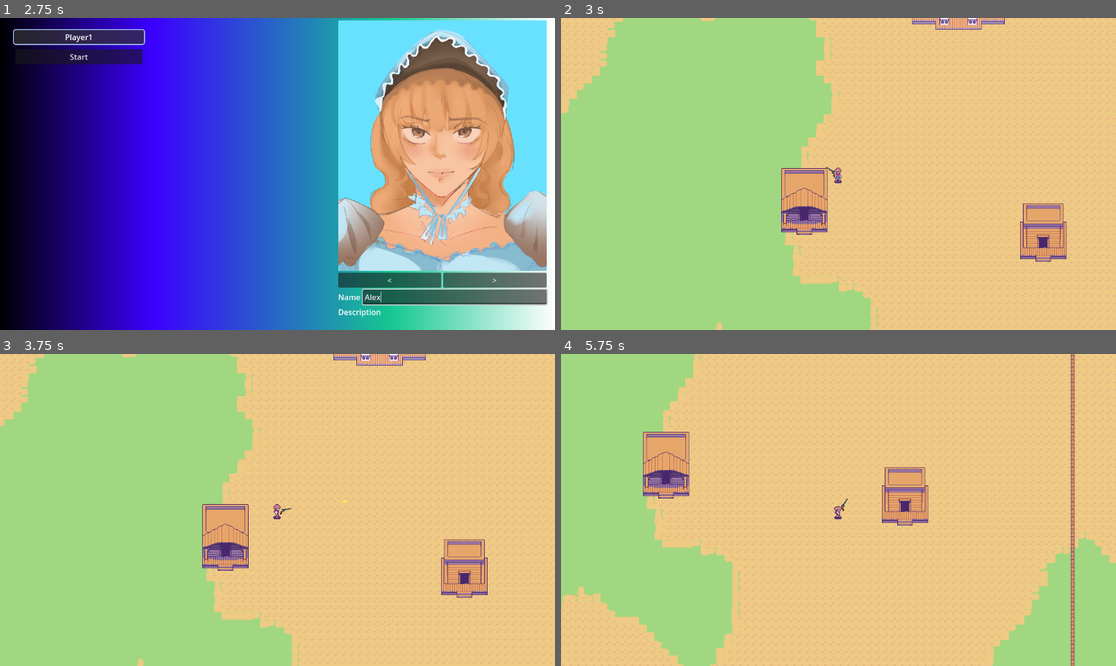
Above: before the commit, frames 1-4 (two rows, left to right).
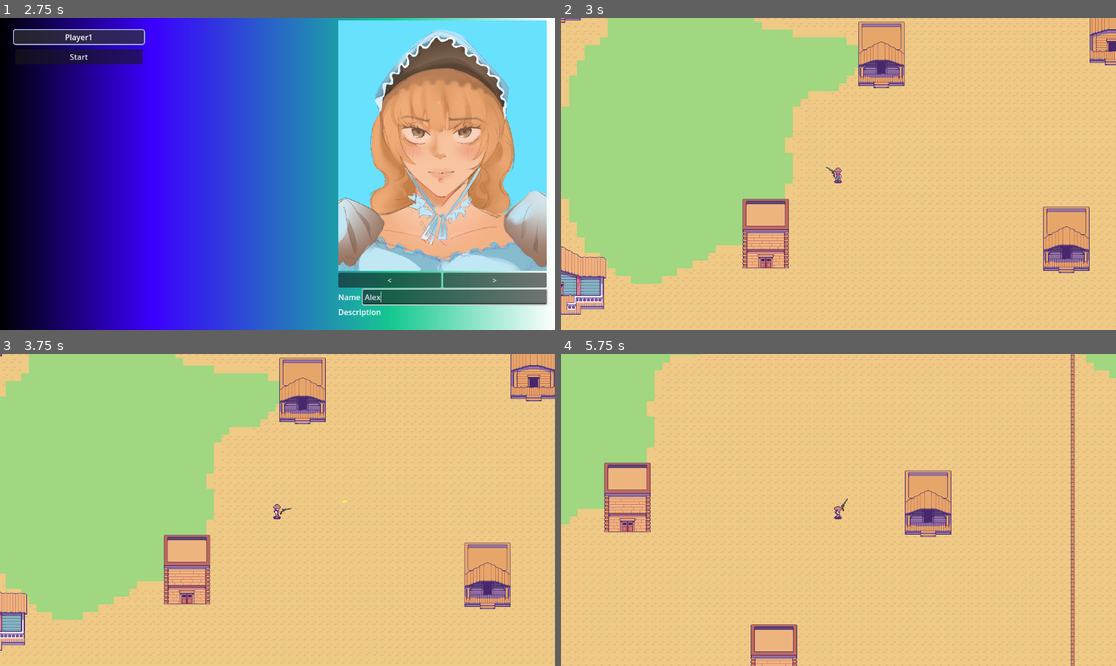
Above: after the commit, the same moments.

Repository: AugustanaCSC490Spring2025/Trail
Game: Godot game, scene res://Scenes/game.tscn
Same seed, same stepped clock (60 frames per second), same inputs: the game is played once before the commit and once after it.
Inputs (mouse positions are in pixels of both pictures, inside the frame that each line leads up to):
- Up to frame 1 (2.75 s): click (233, 136) at 0.52 s; type "12" at 0.6 s; click "Create Lobby" at 1.25 s; click (455, 295) at 2.02 s; type "Alex" at 2.1 s
- Up to frame 2 (3 s): click "Start" at 2.75 s
- Up to frame 3 (3.75 s): tap Enter at 3.5 s; move the mouse to (399, 494) at 3.52 s; hold D (move right) from 3.53 s (still down); click (399, 494) at 3.6 s
- Up to frame 4 (5.75 s): move the mouse to (727, 525) at 4.27 s; release D (move right) at 4.28 s; hold S (move down) 4.28-5.03 s; tap Mouse wheel down (zoom_in) at 4.35 s; move the mouse to (894, 441) at 5.02 s; hold D (move right) from 5.03 s (still down); tap Mouse wheel up (zoom_out) at 5.1 s

Frame 1 is identical in both runs. In frame 2, 23% of the frame differs, in the area x 0-100%, y 0-100%; in frame 3, 22%; in frame 4, 23%.

Commit message:
Map Synced Up and fixed player camera

Diff:
--- a/Scenes/Map.tscn
+++ b/Scenes/Map.tscn
@@ -505,43 +505,16 @@
 46:32/0 = 0
 47:32/0 = 0
 2:33/0 = 0
-2:33/0/terrain_set = 1
-2:33/0/terrain = 0
-2:33/0/terrains_peering_bit/right_side = 0
-2:33/0/terrains_peering_bit/bottom_side = 0
 2:33/0/custom_data_0 = true
 3:33/0 = 0
-3:33/0/terrain_set = 1
-3:33/0/terrain = 0
-3:33/0/terrains_peering_bit/right_side = 0
-3:33/0/terrains_peering_bit/left_side = 0
 3:33/0/custom_data_0 = true
 4:33/0 = 0
-4:33/0/terrain_set = 1
-4:33/0/terrain = 0
-4:33/0/terrains_peering_bit/bottom_side = 0
-4:33/0/terrains_peering_bit/left_side = 0
 4:33/0/custom_data_0 = true
 7:33/0 = 0
-7:33/0/terrain_set = 1
-7:33/0/terrain = 0
-7:33/0/terrains_peering_bit/bottom_side = 0
 7:33/0/custom_data_0 = true
 11:33/0 = 0
-11:33/0/terrain_set = 1
-11:33/0/terrain = 0
-11:33/0/terrains_peering_bit/right_side = 0
-11:33/0/terrains_peering_bit/bottom_side = 0
 12:33/0 = 0
-12:33/0/terrain_set = 1
-12:33/0/terrain = 0
-12:33/0/terrains_peering_bit/right_side = 0
-12:33/0/terrains_peering_bit/left_side = 0
 13:33/0 = 0
-13:33/0/terrain_set = 1
-13:33/0/terrain = 0
-13:33/0/terrains_peering_bit/bottom_side = 0
-13:33/0/terrains_peering_bit/left_side = 0
 16:33/0 = 0
 16:33/0/terrain_set = 0
 16:33/0/terrain = 0
@@ -577,34 +550,12 @@
 46:33/0 = 0
 47:33/0 = 0
 2:34/0 = 0
-2:34/0/terrain_set = 1
-2:34/0/terrain = 0
-2:34/0/terrains_peering_bit/bottom_side = 0
-2:34/0/terrains_peering_bit/top_side = 0
 4:34/0 = 0
-4:34/0/terrain_set = 1
-4:34/0/terrain = 0
-4:34/0/terrains_peering_bit/bottom_side = 0
-4:34/0/terrains_peering_bit/top_side = 0
 6:34/0 = 0
-6:34/0/terrain_set = 1
 7:34/0 = 0
-7:34/0/terrain_set = 1
-7:34/0/terrain = 0
-7:34/0/terrains_peering_bit/bottom_side = 0
-7:34/0/terrains_peering_bit/top_side = 0
 8:34/0 = 0
-8:34/0/terrain_set = 1
 11:34/0 = 0
-11:34/0/terrain_set = 1
-11:34/0/terrain = 0
-11:34/0/terrains_peering_bit/bottom_side = 0
-11:34/0/terrains_peering_bit/top_side = 0
 13:34/0 = 0
-13:34/0/terrain_set = 1
-13:34/0/terrain = 0
-13:34/0/terrains_peering_bit/bottom_side = 0
-13:34/0/terrains_peering_bit/top_side = 0
 15:34/0 = 0
 15:34/0/terrain_set = 0
 15:34/0/terrain = 0
@@ -662,48 +613,17 @@
 42:34/0 = 0
 43:34/0 = 0
 2:35/0 = 0
-2:35/0/terrain_set = 1
-2:35/0/terrain = 0
-2:35/0/terrains_peering_bit/right_side = 0
-2:35/0/terrains_peering_bit/top_side = 0
 2:35/0/custom_data_0 = true
 3:35/0 = 0
-3:35/0/terrain_set = 1
-3:35/0/terrain = 0
-3:35/0/terrains_peering_bit/right_side = 0
-3:35/0/terrains_peering_bit/left_side = 0
 4:35/0 = 0
-4:35/0/terrain_set = 1
-4:35/0/terrain = 0
-4:35/0/terrains_peering_bit/left_side = 0
-4:35/0/terrains_peering_bit/top_side = 0
 4:35/0/custom_data_0 = true
 6:35/0 = 0
-6:35/0/terrain_set = 1
 7:35/0 = 0
-7:35/0/terrain_set = 1
-7:35/0/terrain = 0
-7:35/0/terrains_peering_bit/bottom_side = 0
-7:35/0/terrains_peering_bit/top_side = 0
 8:35/0 = 0
-8:35/0/terrain_set = 1
 9:35/0 = 0
-9:35/0/terrain_set = 1
 11:35/0 = 0
-11:35/0/terrain_set = 1
-11:35/0/terrain = 0
-11:35/0/terrains_peering_bit/right_side = 0
-11:35/0/terrains_peering_bit/top_side = 0
 12:35/0 = 0
-12:35/0/terrain_set = 1
-12:35/0/terrain = 0
-12:35/0/terrains_peering_bit/right_side = 0
-12:35/0/terrains_peering_bit/left_side = 0
 13:35/0 = 0
-13:35/0/terrain_set = 1
-13:35/0/terrain = 0
-13:35/0/terrains_peering_bit/left_side = 0
-13:35/0/terrains_peering_bit/top_side = 0
 15:35/0 = 0
 15:35/0/terrain_set = 0
 15:35/0/terrain = 0
@@ -761,7 +681,6 @@
 46:35/0 = 0
 47:35/0 = 0
 6:36/0 = 0
-6:36/0/terrain_set = 1
 7:36/0 = 0
 7:36/0/terrain_set = 1
 7:36/0/terrain = 0
@@ -770,7 +689,6 @@
 8:36/0 = 0
 8:36/0/terrain_set = 1
 9:36/0 = 0
-9:36/0/terrain_set = 1
 15:36/0 = 0
 16:36/0 = 0
 16:36/0/terrain_set = 0
@@ -816,20 +734,9 @@
 46:36/0 = 0
 47:36/0 = 0
 4:37/0 = 0
-4:37/0/terrain_set = 1
-4:37/0/terrain = 0
-4:37/0/terrains_peering_bit/right_side = 0
 4:37/0/custom_data_0 = true
 5:37/0 = 0
-5:37/0/terrain_set = 1
-5:37/0/terrain = 0
-5:37/0/terrains_peering_bit/right_side = 0
-5:37/0/terrains_peering_bit/left_side = 0
 6:37/0 = 0
-6:37/0/terrain_set = 1
-6:37/0/terrain = 0
-6:37/0/terrains_peering_bit/right_side = 0
-6:37/0/terrains_peering_bit/left_side = 0
 7:37/0 = 0
 7:37/0/terrain_set = 1
 7:37/0/terrain = 0
@@ -843,19 +750,8 @@
 8:37/0/terrains_peering_bit/right_side = 0
 8:37/0/terrains_peering_bit/left_side = 0
 9:37/0 = 0
-9:37/0/terrain_set = 1
-9:37/0/terrain = 0
-9:37/0/terrains_peering_bit/right_side = 0
-9:37/0/terrains_peering_bit/left_side = 0
 10:37/0 = 0
-10:37/0/terrain_set = 1
-10:37/0/terrain = 0
-10:37/0/terrains_peering_bit/right_side = 0
-10:37/0/terrains_peering_bit/left_side = 0
 11:37/0 = 0
-11:37/0/terrain_set = 1
-11:37/0/terrain = 0
-11:37/0/terrains_peering_bit/left_side = 0
 11:37/0/custom_data_0 = true
 16:37/0 = 0
 17:37/0 = 0
@@ -876,16 +772,9 @@
 46:37/0 = 0
 47:37/0 = 0
 6:38/0 = 0
-6:38/0/terrain_set = 1
 7:38/0 = 0
-7:38/0/terrain_set = 1
-7:38/0/terrain = 0
-7:38/0/terrains_peering_bit/bottom_side = 0
-7:38/0/terrains_peering_bit/top_side = 0
 8:38/0 = 0
-8:38/0/terrain_set = 1
 9:38/0 = 0
-9:38/0/terrain_set = 1
 15:38/0 = 0
 16:38/0 = 0
 17:38/0 = 0
@@ -915,16 +804,9 @@
 46:38/0 = 0
 47:38/0 = 0
 7:39/0 = 0
-7:39/0/terrain_set = 1
-7:39/0/terrain = 0
-7:39/0/terrains_peering_bit/bottom_side = 0
-7:39/0/terrains_peering_bit/top_side = 0
 42:39/0 = 0
 43:39/0 = 0
 7:40/0 = 0
-7:40/0/terrain_set = 1
-7:40/0/terrain = 0
-7:40/0/terrains_peering_bit/top_side = 0
 7:40/0/custom_data_0 = true
 42:40/0 = 0
 43:40/0 = 0
@@ -1140,6 +1022,21 @@
 properties/0/path = NodePath(".:mapSeed")
 properties/0/spawn = true
 properties/0/replication_mode = 1
+properties/1/path = NodePath(".:grass_tilemaplayer")
+properties/1/spawn = false
+properties/1/replication_mode = 1
+properties/2/path = NodePath(".:dirt_tilemaplayer")
+properties/2/spawn = false
+properties/2/replication_mode = 1
+properties/3/path = NodePath(".:object_tilemaplayer")
+properties/3/spawn = false
+properties/3/replication_mode = 1
+properties/4/path = NodePath(".:building_seed")
+properties/4/spawn = true
+properties/4/replication_mode = 1
+properties/5/path = NodePath(".:house_atlas_seed")
+properties/5/spawn = true
+properties/5/replication_mode = 1
 
 [node name="Map" type="Node2D"]
 script = ExtResource("1_gxtgv")
--- a/Scripts/game.gd
+++ b/Scripts/game.gd
@@ -1,5 +1,6 @@
 extends Node
 
+@onready var network : Network = get_node("/root/Game/Network")
 var menuScene = preload("res://Scenes/Menu.tscn")
 var menu
 var lobbyScene = preload("res://Scenes/Lobby.tscn")
@@ -25,6 +26,7 @@
 @rpc("authority", "call_local", "reliable")
 func startGame():
 	get_node("Lobby").queue_free()
-	if(multiplayer.get_unique_id() == 1):
-		map = mapScene.instantiate()
-		scene.add_child(map, true)
+	map = network.map
+	print("start %s" % map)
+	get_node('/root/Game/Scene').add_child(map)
+	#scene.add_child(map, true)
--- a/Scripts/lobby.gd
+++ b/Scripts/lobby.gd
@@ -9,7 +9,7 @@
 @onready var names = $Control/Names
 var nameLabelScene = preload("res://Scenes/NameLabel.tscn")
 var startScene = preload("res://Scenes/Start.tscn")
-
+var map
 # Called when the node enters the scene tree for the first time.
 func _ready():
 	changePortrait()
@@ -43,6 +43,7 @@
 		names.add_child(nameLabel, true)
 		var label = nameLabel.get_node("Player")
 		label.text = "Player" + str(player.playerID)
+	print("Hello")
 	startButton = startScene.instantiate()
 	names.add_child(startButton)
 	startButton.connect("pressed", startGame)
--- a/Scripts/map.gd
+++ b/Scripts/map.gd
@@ -1,14 +1,13 @@
 extends Node2D
 
 @onready var Game = get_tree().get_nodes_in_group("GameManager")[0]
-@onready var Network = get_tree().get_nodes_in_group("GameManager")[1]
+@onready var network = get_tree().get_nodes_in_group("GameManager")[1]
 
 @export var noise_texture : NoiseTexture2D
 @export var tree_noise_texture : NoiseTexture2D
 
 var width : int = 120
 var height : int =  120
-@export var mapSeed : int = 0
 
 var noise : Noise
 var tree_noise : Noise
@@ -43,17 +42,28 @@
 
 var random_grass_atlas_arr = [Vector2i(1,0),Vector2i(2,0),Vector2i(3,0),Vector2i(4,0),Vector2i(5,0)]
 @onready var spawned_nodes = $SpawnerNodes
+var count = 10
+var mapSeed = randi_range(0,100)
+var building_seed = generate_random_numbers(50, 3)
+var house_atlas_seed = generate_random_numbers(39, 8)
 
 func _ready():
-	mapSeed = randi_range(0,100)
 	noise = noise_texture.noise
 	noise.set_seed(mapSeed)
 	#print("seed ", rng)
 	tree_noise = tree_noise_texture.noise
 	generate_world()
 	#print(Network.players.size())
-	for player in Network.players:
-		spawned_nodes.add_child(player.getPlayerBody(), true)
+	for player in network.players:
+		var player_body = player.getPlayerBody()
+		spawned_nodes.add_child(player_body, true)
+
+func generate_random_numbers(count, length):
+	var numbers = []
+	for i in range(count):
+		var random_number = randi_range(0, length)
+		numbers.append(random_number)
+	return numbers
 
 func _process(delta):
 	pass
@@ -117,12 +127,12 @@
 				building_eligible = false
 		else:
 			for item in building_arr:
-				if (item.distance_to(Vector2(x,y)) < 30 or ((x<-40 or x>40) or (y<-40 or y>40))):
+				if (item.distance_to(Vector2(x,y)) < 27 or ((x<-40 or x>40) or (y<-40 or y>40))):
 					building_eligible = false
-		if building_eligible == true and randi_range(1,10) == 1:
+		if building_eligible == true and building_seed[absi((x+y))%50] == 1:
 			#print("distance", Vector2(x,y))
 			building_arr.append(Vector2(x,y))
-			object_tilemaplayer.set_cell(Vector2(x,y), 0,house_atlas1.pick_random())
+			object_tilemaplayer.set_cell(Vector2(x,y), 0, house_atlas1[house_atlas_seed[absi(x-y)%39]])
 
 func set_player_positions():
 	pass
--- a/Scripts/menu.gd
+++ b/Scripts/menu.gd
@@ -1,7 +1,7 @@
 extends Node2D
 
 @onready var Game = get_tree().get_nodes_in_group("GameManager")[0]
-@onready var Network = get_tree().get_nodes_in_group("GameManager")[1]
+@onready var network : Network = get_node("/root/Game/Network")
 
 # Called when the node enters the scene tree for the first time.
 func _ready() -> void:
@@ -13,12 +13,12 @@
 	pass
 
 func create_lobby() -> void:
-	Network.startHost()
+	network.startHost()
 	Game.openLobby()
 
 func join_lobby() -> void:
-	Network.startClient()
+	network.startClient()
 	Game.openLobby()
 
 func _on_code_text_changed(new_text):
-	Network._on_code_text_changed(new_text)
+	network._on_code_text_changed(new_text)
--- a/Scripts/network.gd
+++ b/Scripts/network.gd
@@ -1,3 +1,4 @@
+class_name Network
 extends Node
 signal OnConnectedToServer
 signal OnServerDisconnected
@@ -9,12 +10,16 @@
 var localUsername = "Player"
 var playerScene = preload("res://Scenes/Player.tscn")
 var players = []
+var mapScene = preload("res://Scenes/Map.tscn")
+var map
+var peer = ENetMultiplayerPeer.new()
 
 func _ready():
 	pass # Replace with function body.
 
 func startHost():
-	var peer = ENetMultiplayerPeer.new()
+	map = mapScene.instantiate()
+	print("StartHost: %s" % map)
 	peer.create_server(portInput, MAX_CLIENTS)
 	multiplayer.multiplayer_peer = peer
 	multiplayer.peer_connected.connect(_on_player_connected)
@@ -22,8 +27,8 @@
 	_on_player_connected(multiplayer.get_unique_id())
 
 func startClient():
-	var peer = ENetMultiplayerPeer.new()
 	peer.create_client(IPinput, portInput)
+	print("StartClient: %s" % map)
 	multiplayer.multiplayer_peer = peer
 	multiplayer.connected_to_server.connect(_connected_to_server)
 	multiplayer.connection_failed.connect(_connection_failed)
@@ -47,6 +52,7 @@
 
 func _connected_to_server():
 	print("Connected to server.")
+
 	OnConnectedToServer.emit()
 
 func _connection_failed():
--- a/Scripts/player_body.gd
+++ b/Scripts/player_body.gd
@@ -14,13 +14,21 @@
 	set(id):
 		playerID = id
 		$InputSynchronizer.set_multiplayer_authority(id)
+#func _enter_tree():
+	#$InputSynchronizer.set_multiplayer_authority(playerID)
 
 func _ready() -> void:
+	if not $InputSynchronizer.is_multiplayer_authority(): return
+
 	_set_random_spawn_pos()
+	camera_2d.make_current()
 	player_sprite.play("idle_down")
 
 func _set_random_spawn_pos() -> void:
 	position = Vector2(randf_range(-SPAWN_RADIUS, SPAWN_RADIUS), randf_range(-SPAWN_RADIUS, SPAWN_RADIUS))
+	for i in get_slide_collision_count():
+		var collision = get_slide_collision(i)
+		print("Collided with: ", collision.get_collider().name)
 	#print(global_position)
 
 func _physics_process(delta: float) -> void:
Not shown: 1 places in Scenes/PlayerBody.tscn that only renumber resources
